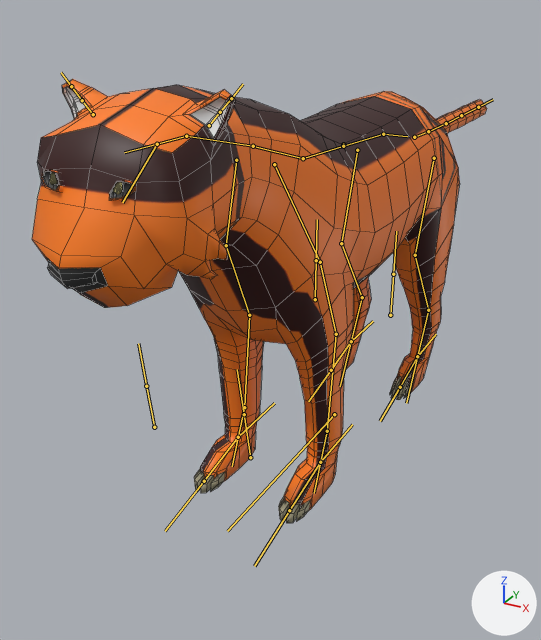
What one commit did to the FBX model Alone_TI_3_4/Assets/Character/Tiger/Tiger.fbx.
Before and after are seen from a 50 mm lens placed at (1.47, -3.44, 2.23), pointed at (-0.37, -0.09, 0.55). Lighting does not change. The marker at lower right points along +X, +Y and +Z. The bones that bend it are drawn over the model as lines. Mesh edges are drawn as thin lines.

Objects in the first picture: 'Tiger'.
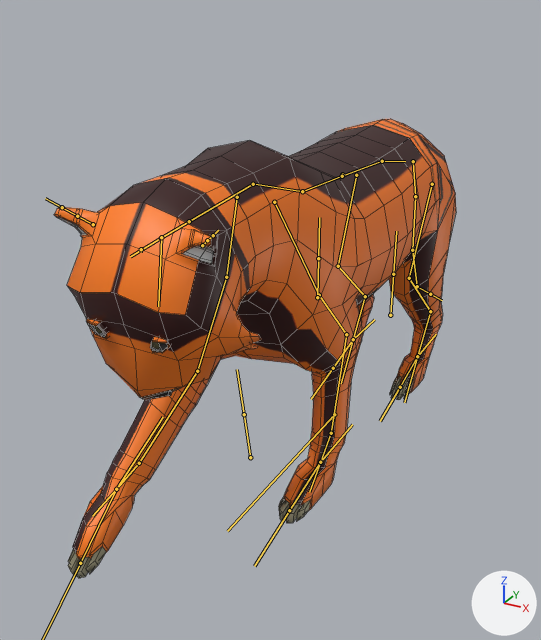
The newer file adds an action. The first version stands in its rest pose; the second is drawn at frame 87 of the action 'TigerRig|TigerRigIdle'.

The edits, one by one:
Bone 'Master' (bone_master) moves from (0.0, 0.0, 0.0) to (0.0, -0.149, 0.0).
Bone 'ColunaFrente.002' (bone_colunafrente_002) turns from (0, 0, 0) to (19, 1, 0) degrees about its own x, y and z.
Bone 'ColunaFrente.005' (bone_colunafrente_005) turns from (0, 0, 0) to (-13, 0, 0) degrees about its own x, y and z.
Bone 'PernaFrenteCima.L' (bone_pernafrentecima_l) turns from (0, 0, 0) to (20, 0, 0) degrees about its own x, y and z.
Bone 'PernaFrenteMeio.L' (bone_pernafrentemeio_l) turns from (0, 0, 0) to (-29, 0, 0) degrees about its own x, y and z.
Bone 'PernaFrenteBaixo.L' (bone_pernafrentebaixo_l) turns from (0, 0, 0) to (-15, 0, 0) degrees about its own x, y and z.
Bone 'PernaFrenteCima.R' (bone_pernafrentecima_r) turns from (0, 0, 0) to (-46, 5, 7) degrees about its own x, y and z.
Bone 'Rabo' (bone_rabo) turns from (0, 0, 0) to (-62, 0, 2) degrees about its own x, y and z.
Bone 'Rabo.001' (bone_rabo_001) turns from (0, 0, 0) to (-21, 0, 0) degrees about its own x, y and z.
Bone 'Rabo.002' (bone_rabo_002) turns from (0, 0, 0) to (24, 0, 0) degrees about its own x, y and z.
Bone 'Rabo.003' (bone_rabo_003) turns from (0, 0, 0) to (33, 0, 0) degrees about its own x, y and z.
Bone 'PernaTrasCima.L' (bone_pernatrascima_l) turns from (0, 0, 0) to (-7, 1, 1) degrees about its own x, y and z.
Bone 'PernaTrasMeio.L' (bone_pernatrasmeio_l) turns from (0, 0, 0) to (20, 0, 0) degrees about its own x, y and z.
Bone 'PernaTrasBaixo.L' (bone_pernatrasbaixo_l) turns from (0, 0, 0) to (-20, 0, 0) degrees about its own x, y and z.
Bone 'PernaTrasCima.R' (bone_pernatrascima_r) turns from (0, 0, 0) to (-6, -1, -1) degrees about its own x, y and z.
Bone 'PernaTrasMeio.R' (bone_pernatrasmeio_r) turns from (0, 0, 0) to (20, 0, 0) degrees about its own x, y and z.
Bone 'PernaTrasBaixo.R' (bone_pernatrasbaixo_r) turns from (0, 0, 0) to (-20, 0, 0) degrees about its own x, y and z.
Bone 'IKPernaFrente.R' (bone_ikpernafrente_r) moves from (0.0, 0.0, 0.0) to (-0.137, -0.769, 0.129).
Bone 'IKPernaFrente.R' (bone_ikpernafrente_r) turns from (0, 0, 0) to (26, -1, 0) degrees about its own x, y and z.
Bone 'IKPernaTras.R' (bone_ikpernatras_r) moves from (0.0, 0.0, 0.0) to (0.0, 0.034, 0.0).
Bone 'IKcabeca' (bone_ikcabeca) moves from (0.0, 0.0, 0.0) to (0.0, 0.287, 0.18).
Bone 'IKcabeca' (bone_ikcabeca) turns from (0, 0, 0) to (44, 0, 1) degrees about its own x, y and z.
Bone 'cabeca' (bone_cabeca) moves from (0.0, 0.0, 0.0) to (-0.002, -0.027, 0.109).

Boxes (x1, y1, x2, y2) around the edits, measured in the pictures (541 x 640 px):
'Tiger', posed (12% narrower): before (32, 79, 487, 523); after (54, 119, 456, 578)
bone 'Master', root to tip: before (343, 144) to (343, 142); after (342, 174) to (342, 172)
bone 'ColunaFrente.002', root to tip: before (253, 146) to (186, 136); after (253, 184) to (189, 221)
bone 'ColunaFrente.005', root to tip: before (186, 136) to (157, 144); after (189, 221) to (161, 238)
bone 'PernaFrenteCima.L', root to tip: before (320, 262) to (336, 334); after (319, 295) to (346, 334)
bone 'PernaFrenteMeio.L', root to tip: before (336, 334) to (327, 431); after (346, 334) to (331, 433)
bone 'PernaFrenteBaixo.L', root to tip: before (327, 431) to (320, 462); after (331, 433) to (320, 462)
bone 'PernaFrenteCima.R', root to tip: before (226, 245) to (249, 315); after (226, 277) to (197, 371)
bone 'Rabo', root to tip: before (414, 137) to (428, 131); after (413, 161) to (415, 196)
bone 'Rabo.001', root to tip: before (428, 131) to (446, 123); after (415, 196) to (412, 250)
bone 'Rabo.002', root to tip: before (446, 123) to (461, 115); after (412, 250) to (417, 286)
bone 'Rabo.003', root to tip: before (461, 115) to (478, 107); after (417, 286) to (430, 294)
bone 'PernaTrasCima.L', root to tip: before (434, 158) to (415, 255); after (432, 184) to (409, 278)
bone 'PernaTrasMeio.L', root to tip: before (415, 255) to (428, 310); after (409, 278) to (430, 311)
bone 'PernaTrasBaixo.L', root to tip: before (428, 310) to (417, 356); after (430, 311) to (417, 356)
bone 'PernaTrasCima.R', root to tip: before (357, 150) to (341, 243); after (356, 175) to (338, 266)
bone 'PernaTrasMeio.R', root to tip: before (341, 243) to (362, 297); after (338, 266) to (365, 296)
bone 'PernaTrasBaixo.R', root to tip: before (362, 297) to (351, 341); after (365, 296) to (353, 339)
bone 'IKPernaFrente.R', root to tip: before (238, 437) to (274, 403); after (116, 489) to (163, 417)
bone 'IKPernaTras.R', root to tip: before (351, 341) to (373, 321); after (353, 339) to (374, 319)
bone 'IKcabeca', root to tip: before (157, 144) to (156, 146); after (141, 249) to (141, 252)
bone 'cabeca', root to tip: before (157, 144) to (122, 202); after (161, 237) to (158, 306)
